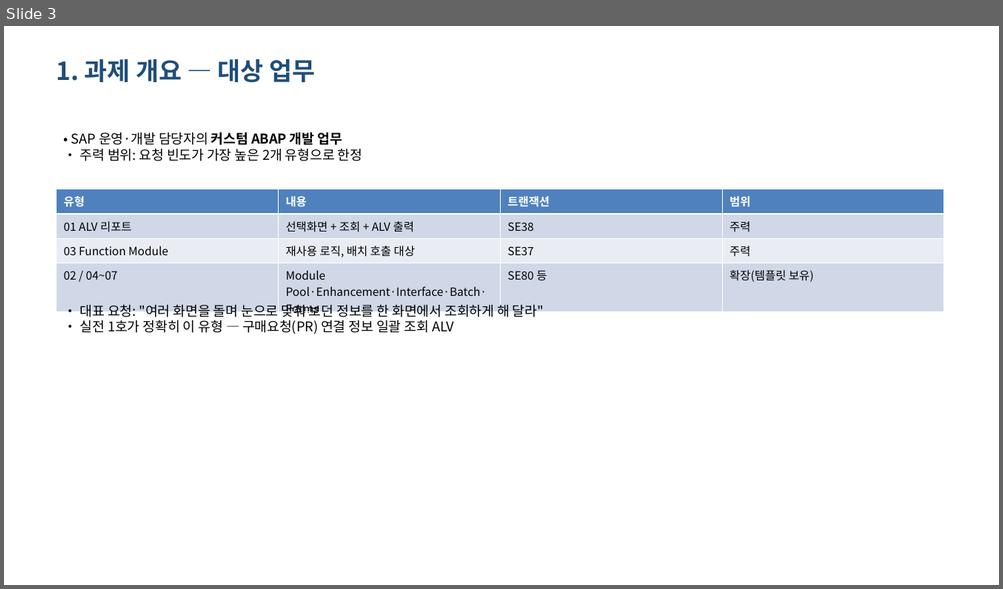
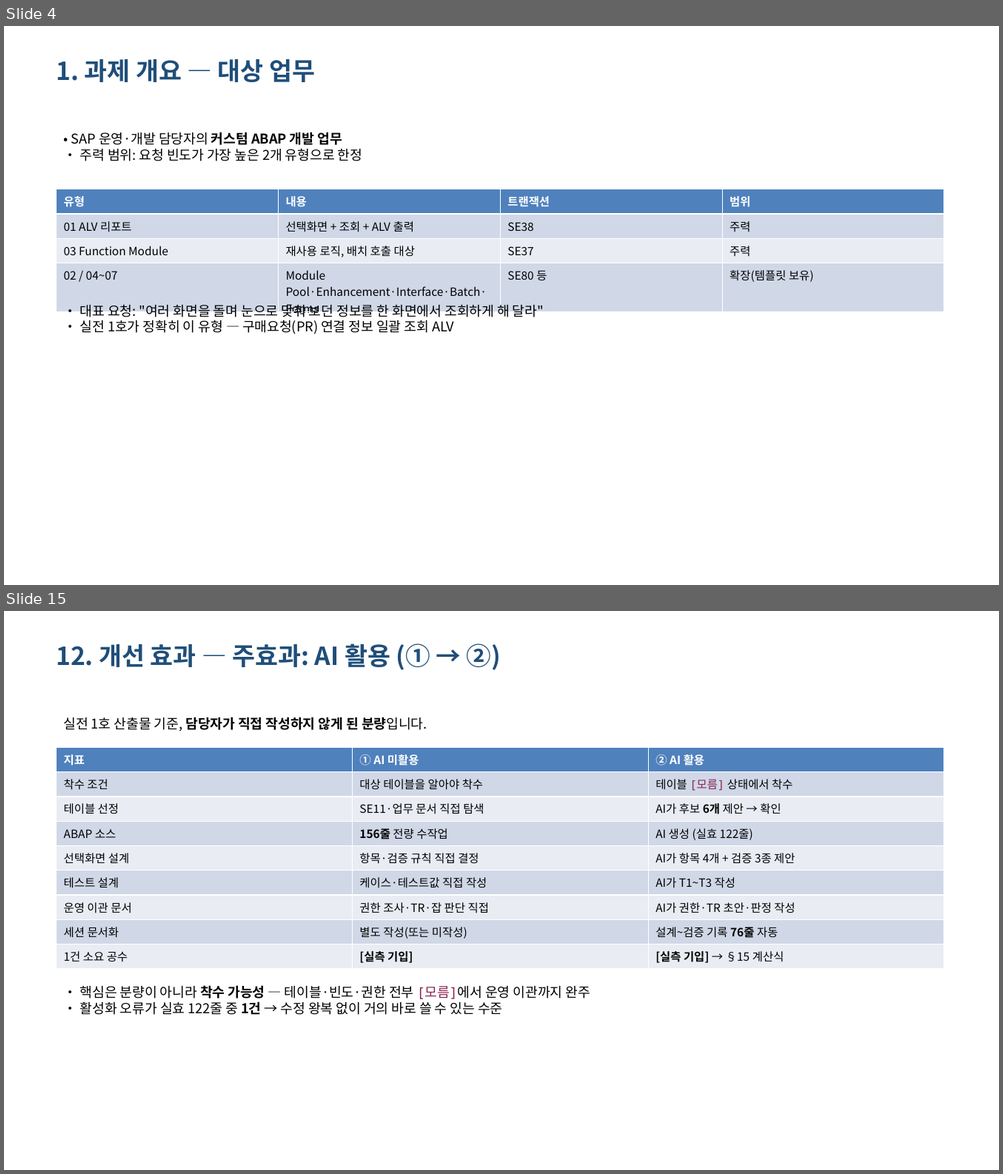
Before and after one commit to hyosungitx00/AI, a slide deck: report/dist/ai-abap-result-deck.pptx. Shown one above the other, each under a label of ours: slide 3 before the commit, slides 4 and 15 after it; the slides between them are not shown. The pictures are 1003x589 and 1003x1174 pixels, drawn with LibreOffice and Linux fonts; fonts in the diff are those of the drawing. Boxes give left, top, right and bottom in pixels: in the first picture for what was removed or moved away, otherwise in the second. Text is boxed around its words. In the diff, an @@ line names an element or a change of style, - is before the commit and + after.

```diff
--- a/report/dist/ai-abap-result-deck.pptx
+++ b/report/dist/ai-abap-result-deck.pptx
@@ slide 15 added at [4,611,999,1170], background #FFFFFF @@
@@ text added at [56,644,501,670], 24 pt, text #1F4E79, bold @@
+12. 개선 효과 — 주효과: AI 활용 (① → ②)
@@ text added at [63,717,427,732], 13 pt, text #000000, bold @@
+실전 1호 산출물 기준, 담당자가 직접 작성하지 않게 된 분량입니다.
@@ table added at [57,748,945,969], 9 rows, 3 columns @@
+지표 | ① AI 미활용 | ② AI 활용
+착수 조건 | 대상 테이블을 알아야 착수 | 테이블 [모름] 상태에서 착수
+테이블 선정 | SE11·업무 문서 직접 탐색 | AI가 후보 6개 제안 → 확인
+ABAP 소스 | 156줄 전량 수작업 | AI 생성 (실효 122줄)
+선택화면 설계 | 항목·검증 규칙 직접 결정 | AI가 항목 4개 + 검증 3종 제안
+테스트 설계 | 케이스·테스트값 직접 작성 | AI가 T1~T3 작성
+운영 이관 문서 | 권한 조사·TR·잡 판단 직접 | AI가 권한·TR 초안·판정 작성
+세션 문서화 | 별도 작성(또는 미작성) | 설계~검증 기록 76줄 자동
+1건 소요 공수 | [실측 기입] | [실측 기입] → §15 계산식
@@ text added at [80,985,590,1015], 13 pt, text #000000 @@
+• 핵심은 분량이 아니라 착수 가능성 — 테이블·빈도·권한 전부 [모름]에서 운영 이관까지 완주
+• 활성화 오류가 실효 122줄 중 1건 → 수정 왕복 없이 거의 바로 쓸 수 있는 수준
@@ what was slide 3 is now slide 4 @@
```
Also in this commit, not shown: 13 slides changed, 6 other slides added, 3 slides removed, 2 other files.
